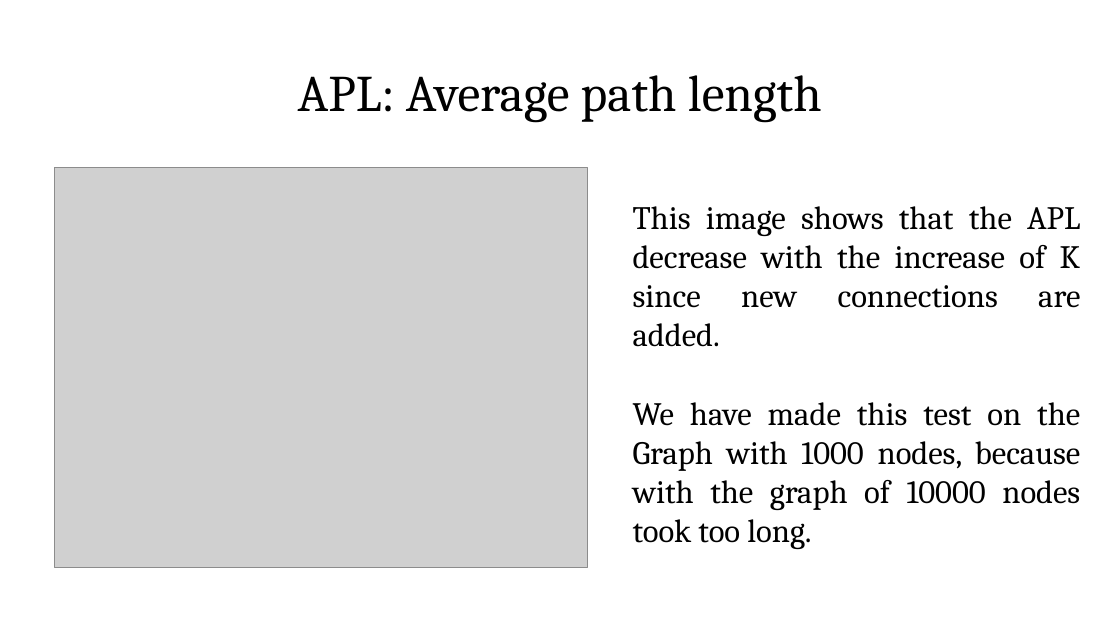
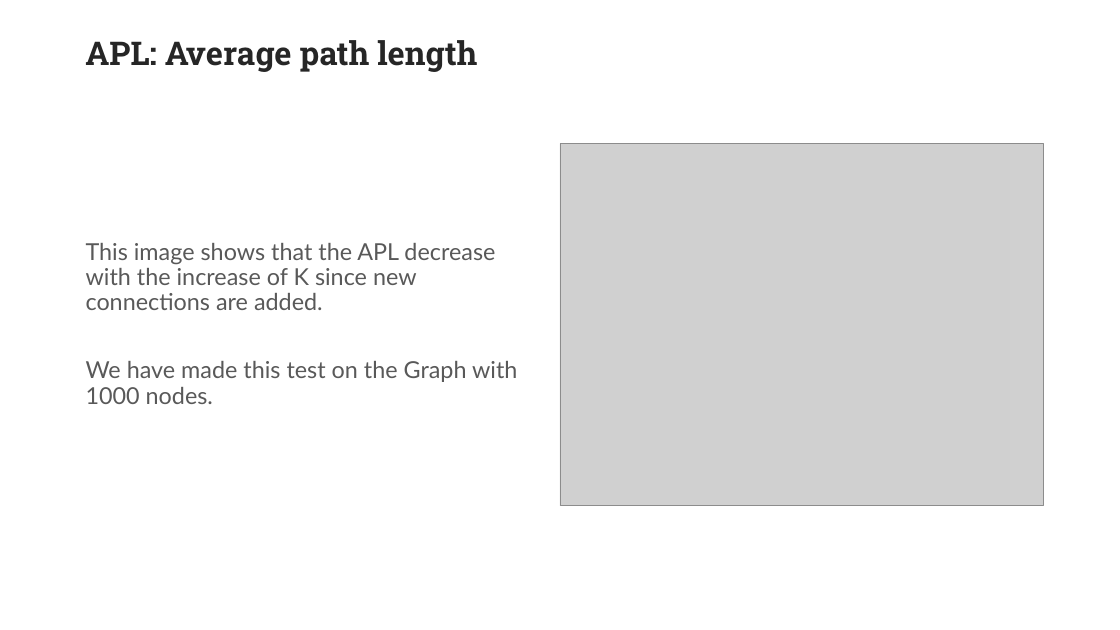
Before and after one commit to ManuManu97/k-degree, a slide deck: slide 17 of Presentazione.pptx (slide 16 before the commit). Drawn at 1120x630 pixels with LibreOffice and Linux fonts; fonts in the diff are those of the drawing; grey boxes stand for pictures; background and template pictures are left out. Boxes give left, top, right and bottom in pixels: in the first picture for what was removed or moved away, otherwise in the second. Text is boxed around its words. In the diff, an @@ line names an element or a change of style, - is before the commit and + after.

```diff
--- a/Presentazione.pptx
+++ b/Presentazione.pptx
@@ title "APL: Average path length" at [85, 40, 477, 72]: size 44 to 28 pt, font Cambria to Roboto Slab, text colour #000000 to #262626, bold on; alignment centre to left; vertical alignment middle to top @@
@@ text "This image shows that the ...": place and size @@
-text "This image shows that the ..." at [633, 206, 1081, 510]
+text "This image shows that the ..." at [86, 243, 517, 404]
@@ text "This image shows that the ..." at [86, 243, 517, 404]: vertical alignment top to middle @@
@@ picture: place and size @@
-picture at [55, 168, 587, 568]
+picture at [560, 144, 1044, 506]
@@ text at [86, 243, 495, 310]: size 28 to 20 pt, font Cambria to Lato, text colour #000000 to #595959 in "This image shows that the APL decrease ..."; alignment justified to left; line spacing 1 to 0.9; more space between paragraphs @@
@@ text at [86, 361, 517, 404]: text changed; size 28 to 20 pt; font Cambria to Lato; text colour #000000 to #595959 @@
-We have made this test on the Graph with 1000 nodes, because with the graph of 10000 nodes took too long.
+We have made this test on the Graph with 1000 nodes.
```
Also in this commit, not shown: 15 other slides changed, 3 slides added, 2 slides removed.
